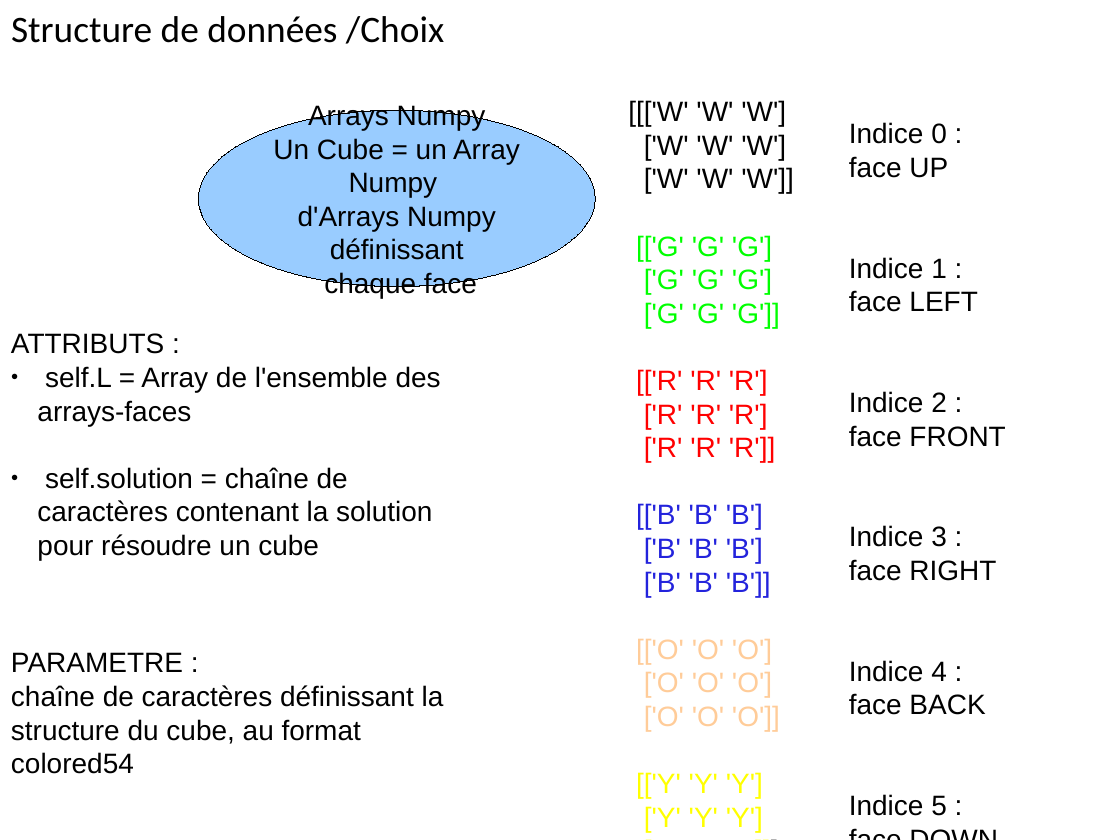
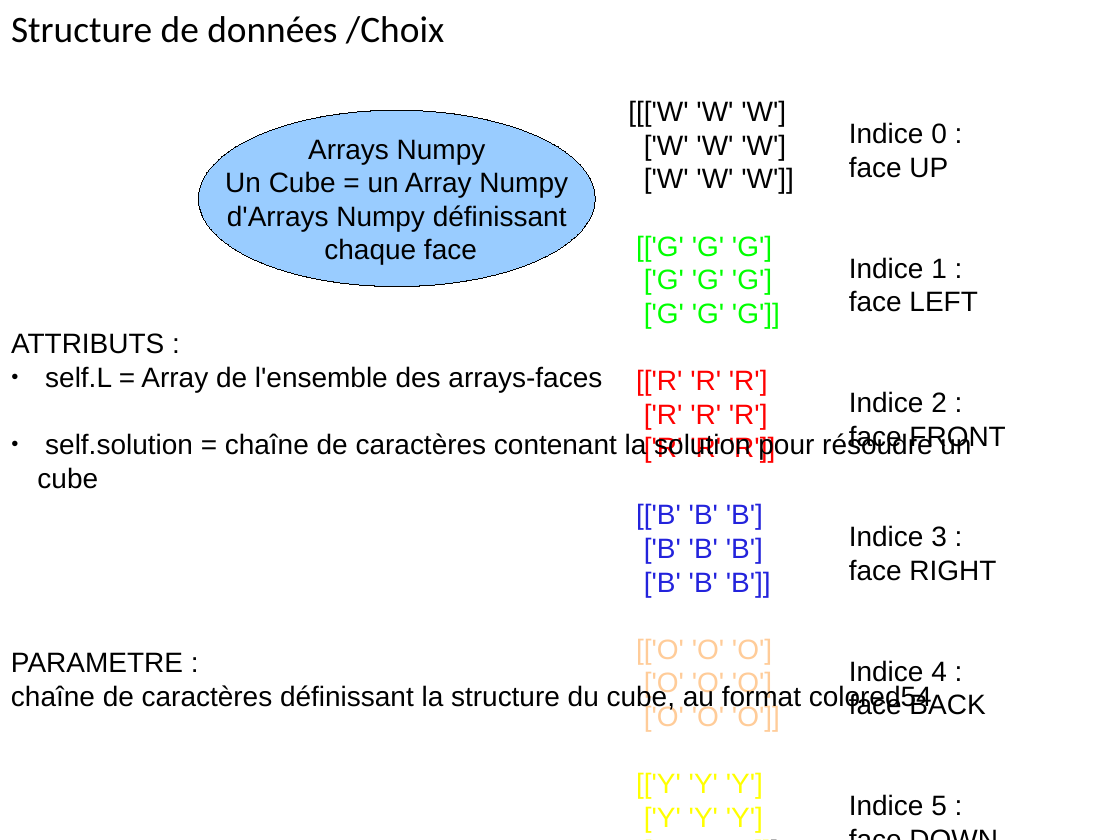
Before and after one commit to Miaxos/Polux, a slide deck: slide 4 of diapo_Presentation_poqb_soutenance_vendredi_15_janvier_2016.odp. Drawn at 1120x840 pixels with LibreOffice and Linux fonts; fonts in the diff are those of the drawing. Boxes give left, top, right and bottom in pixels: in the first picture for what was removed or moved away, otherwise in the second. Text is boxed around its words. In the diff, an @@ line names an element or a change of style, - is before the commit and + after.

```diff
--- a/diapo_Presentation_poqb_soutenance_vendredi_15_janvier_2016.odp
+++ b/diapo_Presentation_poqb_soutenance_vendredi_15_janvier_2016.odp
@@ ellipse removed at [198, 110, 595, 286] @@
-Arrays Numpy
-Un Cube = un Array Numpy
-d'Arrays Numpy définissant
-chaque face
@@ freeform shape added at [198, 110, 595, 286], fill #99CCFF, outline #000000 0 pt, 18 pt, text #000000 @@
+Arrays Numpy
+Un Cube = un Array Numpy
+d'Arrays Numpy définissant
+chaque face
@@ text "ATTRIBUTS :" rewrapped from [11, 333, 441, 560] to [11, 333, 971, 489] @@
@@ text "PARAMETRE :" rewrapped from [11, 652, 444, 774] to [11, 652, 932, 711] @@
```
Also in this commit, not shown: 7 other slides changed.
